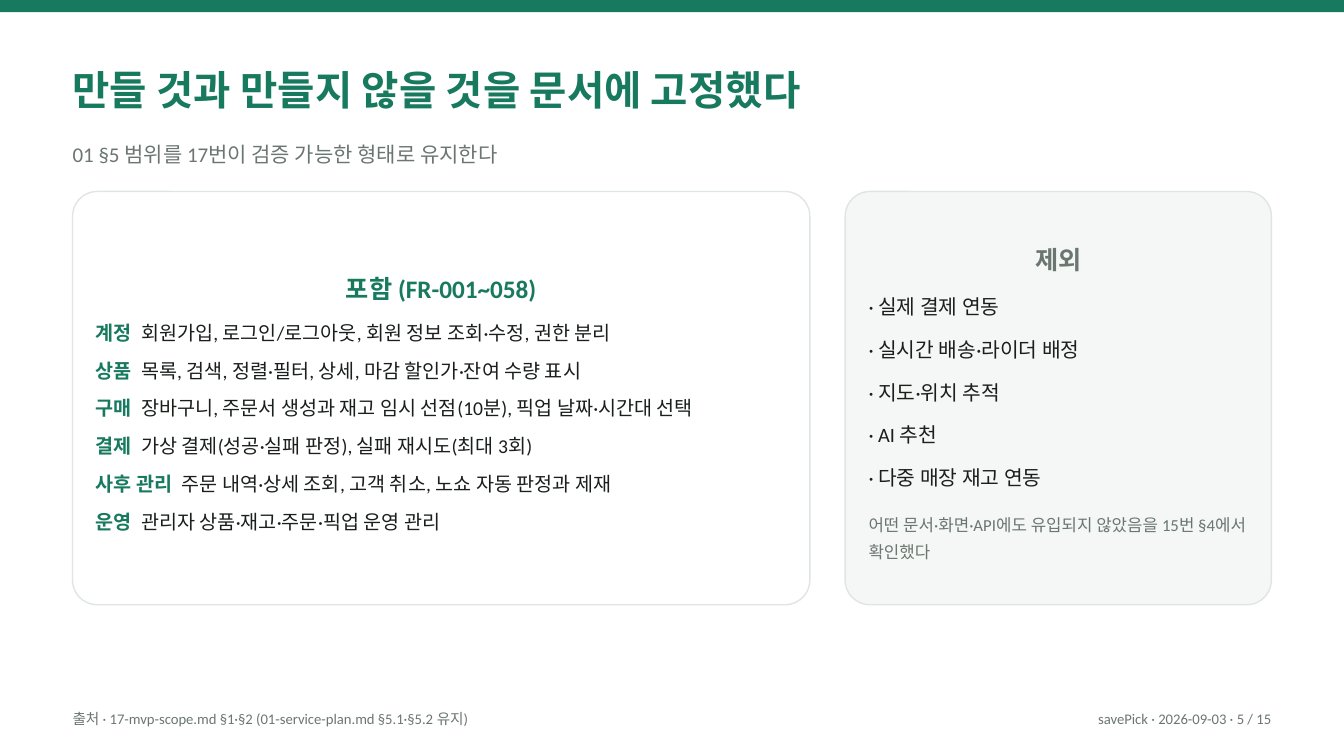
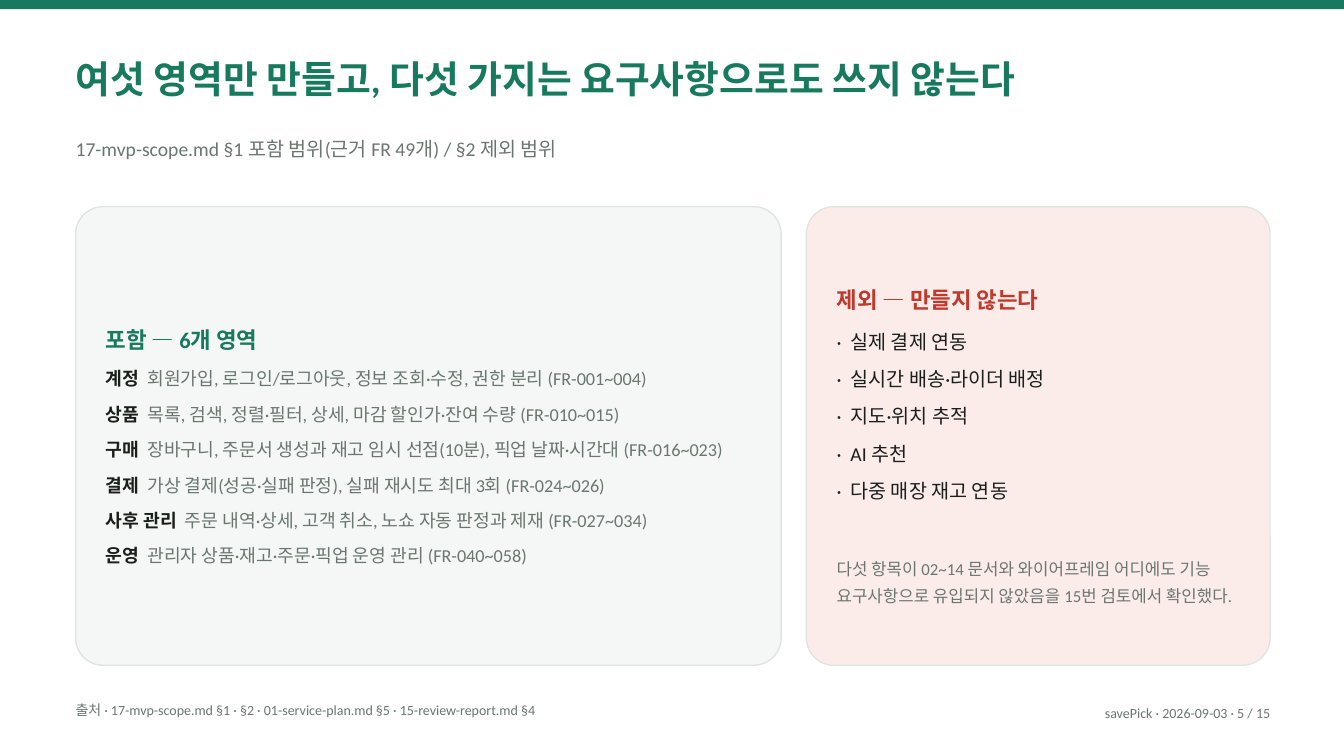
Before and after one commit to eom-tae-in/product-engineering-lab, a slide deck: slide 5 of projects/save-pick/deliverables/save-pick-overview.pptx. Drawn at 1344x756 pixels with LibreOffice and Linux fonts; fonts in the diff are those of the drawing. Boxes give left, top, right and bottom in pixels: in the first picture for what was removed or moved away, otherwise in the second. Text is boxed around its words. In the diff, an @@ line names an element or a change of style, - is before the commit and + after.

```diff
--- a/projects/save-pick/deliverables/save-pick-overview.pptx
+++ b/projects/save-pick/deliverables/save-pick-overview.pptx
@@ text at [76, 61, 1015, 98]: text changed; size 29 to 27 pt @@
-만들 것과 만들지 않을 것을 문서에 고정했다
+여섯 영역만 만들고, 다섯 가지는 요구사항으로도 쓰지 않는다
@@ text at [76, 139, 557, 159]: text changed; size 15 to 14 pt @@
-01 §5 범위를 17번이 검증 가능한 형태로 유지한다
+17-mvp-scope.md §1 포함 범위(근거 FR 49개) / §2 제외 범위
@@ rounded rectangle "포함 — 6개 영역": place and size @@
-rounded rectangle "포함 — 6개 영역" at [73, 192, 810, 605]
+rounded rectangle "포함 — 6개 영역" at [76, 207, 781, 665]
@@ rounded rectangle "포함 — 6개 영역" at [76, 207, 781, 665]: fill #FFFFFF to #F4F7F5 @@
@@ rounded rectangle "제외 — 만들지 않는다": place and size @@
-rounded rectangle "제외 — 만들지 않는다" at [845, 192, 1271, 605]
+rounded rectangle "제외 — 만들지 않는다" at [807, 207, 1270, 665]
@@ rounded rectangle "제외 — 만들지 않는다" at [807, 207, 1270, 665]: fill #F4F7F5 to #FBECEA @@
@@ text in rounded rectangle at [837, 289, 1039, 310]: text changed; size 18 to 16 pt; text colour #6B7671 to #C0392B @@
-제외
+제외 — 만들지 않는다
@@ text in rounded rectangle at [106, 329, 723, 564]: text changed; size 14 to 13 pt; text colour #1A1F1C to #6B7671 @@
-포함 (FR-001~058)
-계정 회원가입, 로그인/로그아웃, 회원 정보 조회·수정, 권한 분리
-상품 목록, 검색, 정렬·필터, 상세, 마감 할인가·잔여 수량 표시
-구매 장바구니, 주문서 생성과 재고 임시 선점(10분), 픽업 날짜·시간대 선택
-결제 가상 결제(성공·실패 판정), 실패 재시도(최대 3회)
-사후 관리 주문 내역·상세 조회, 고객 취소, 노쇼 자동 판정과 제재
-운영 관리자 상품·재고·주문·픽업 운영 관리
+포함 — 6개 영역
+계정 회원가입, 로그인/로그아웃, 정보 조회·수정, 권한 분리 (FR-001~004)
+상품 목록, 검색, 정렬·필터, 상세, 마감 할인가·잔여 수량 (FR-010~015)
+구매 장바구니, 주문서 생성과 재고 임시 선점(10분), 픽업 날짜·시간대 (FR-016~023)
+결제 가상 결제(성공·실패 판정), 실패 재시도 최대 3회 (FR-024~026)
+사후 관리 주문 내역·상세, 고객 취소, 노쇼 자동 판정과 제재 (FR-027~034)
+운영 관리자 상품·재고·주문·픽업 운영 관리 (FR-040~058)
@@ text in rounded rectangle at [850, 332, 1045, 500]: size 14.5 to 14 pt in "· 실제 결제 연동", "· 실시간 배송·라이더 배정", "· 지도·위치 추적", "· AI 추천" and 1 more places; less space between paragraphs @@
@@ text in rounded rectangle at [837, 561, 1232, 604]: text changed @@
-어떤 문서·화면·API에도 유입되지 않았음을 15번 §4에서 확인했다
+다섯 항목이 02~14 문서와 와이어프레임 어디에도 기능 요구사항으로 유입되지 않았음을 15번 검토에서 확인했다.
@@ text at [76, 703, 535, 717]: text changed; size 10.5 to 10 pt @@
-출처 · 17-mvp-scope.md §1·§2 (01-service-plan.md §5.1·§5.2 유지)
+출처 · 17-mvp-scope.md §1 · §2 · 01-service-plan.md §5 · 15-review-report.md §4
@@ text "savePick · 2026-09-03 · 5 ...": place and size @@
-text "savePick · 2026-09-03 · 5 ..." at [1098, 714, 1271, 724]
+text "savePick · 2026-09-03 · 5 ..." at [1105, 708, 1270, 718]
@@ text "savePick · 2026-09-03 · 5 ..." at [1105, 708, 1270, 718]: size 10.5 to 10 pt; more space between paragraphs @@
```
Also in this commit, not shown: 14 other slides changed, 2 other files.
